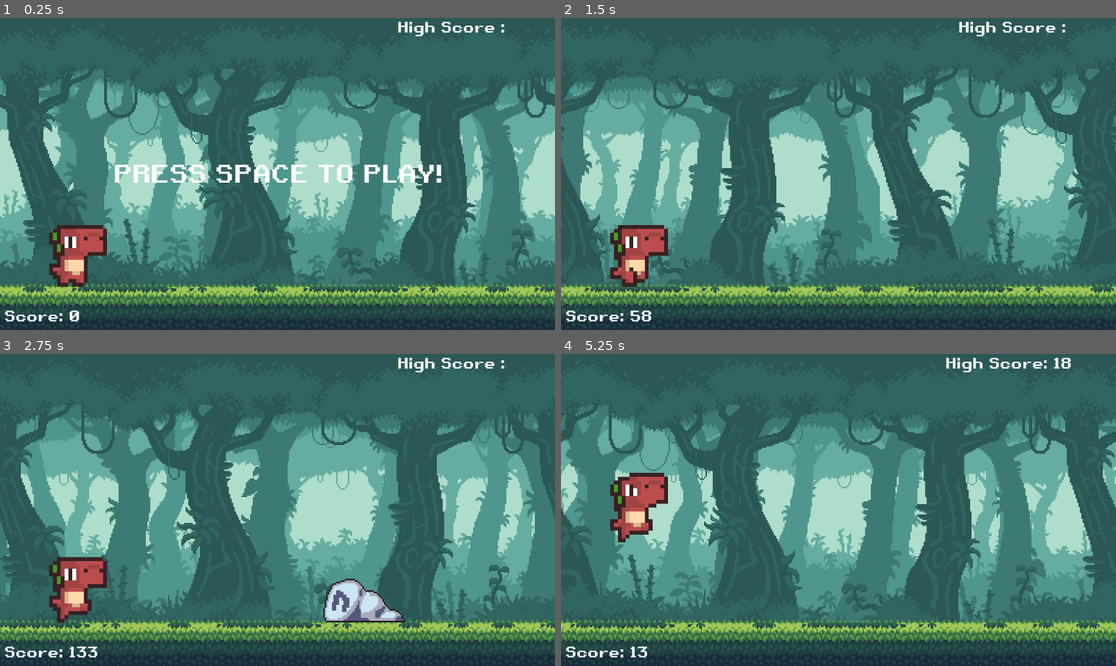
Above: before the commit, frames 1-4 (two rows, left to right).
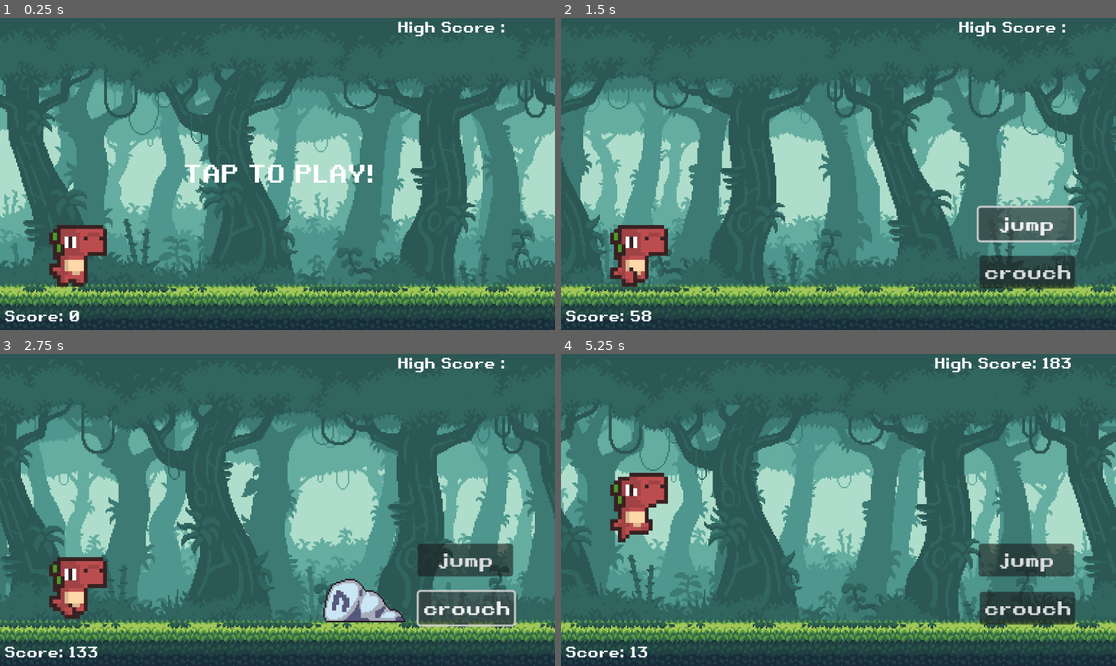
Above: after the commit, the same moments.

Repository: Palguna1121/dino-run-godot4
Game: Godot game, scene res://scenes/main.tscn
The game is run twice, just before and just after one commit, with the same random seed, the same clock (stepped at 60 frames per second) and the same inputs.
Inputs (mouse positions are in pixels of both pictures, inside the frame that each line leads up to):
- Up to frame 1 (0.25 s): no input
- Up to frame 2 (1.5 s): tap Space at 0.5 s; move the mouse to (960, 158) at 0.52 s; tap Enter (ui_accept) at 0.6, 0.77, 1.07 s; click (960, 158) at 0.67 s; click (1027, 223) at 1.25 s, where only the run after the commit has a clickable "jump"
- Up to frame 3 (2.75 s): click (466, 606) at 2 s, where only the run after the commit has a clickable "crouch"
- Up to frame 4 (5.25 s): move the mouse to (727, 525) at 2.77 s; tap Enter (ui_accept) at 2.85, 3.02, 3.32, 3.6, 5.1 s; click (727, 525) at 2.92 s; move the mouse to (894, 441) at 3.52 s; hold Down (ui_down) 3.53-4.25 s; click (894, 441) at 3.67 s; click "RESTART!" at 4.25 s; tap Space at 5 s; move the mouse to (810, 572) at 5.02 s; click (810, 572) at 5.17 s

The runs differ from the first frame. In frame 1, 1.9% of the frame differs, in the area x 20-80%, y 46-53%; in frame 2, 3.9%; in frame 3, 3.9%; in frame 4, 4.0%, in the area x 67-93%, y 1-87%.

Commit message:
feat: adding tap to play & button jump-crouch

Diff:
--- /dev/null
+++ b/scenes/controller_btn.tscn
@@ -0,0 +1,42 @@
+[gd_scene load_steps=2 format=3 uid="uid://bwqxrt7380b4g"]
+
+[ext_resource type="FontFile" uid="uid://s15272omc2m3" path="res://assets/fonts/retro.ttf" id="1_k5sqy"]
+
+[node name="controller_btn" type="CanvasLayer"]
+
+[node name="jump_btn" type="Button" parent="."]
+texture_filter = 1
+anchors_preset = 3
+anchor_left = 1.0
+anchor_top = 1.0
+anchor_right = 1.0
+anchor_bottom = 1.0
+offset_left = -285.0
+offset_top = -254.0
+offset_right = -186.0
+offset_bottom = -220.0
+grow_horizontal = 0
+grow_vertical = 0
+scale = Vector2(2, 2)
+theme_override_fonts/font = ExtResource("1_k5sqy")
+theme_override_font_sizes/font_size = 20
+text = "jump"
+metadata/_edit_use_anchors_ = true
+
+[node name="crouch_btn" type="Button" parent="."]
+texture_filter = 1
+anchors_preset = 3
+anchor_left = 1.0
+anchor_top = 1.0
+anchor_right = 1.0
+anchor_bottom = 1.0
+offset_left = -283.0
+offset_top = -154.0
+offset_right = -184.0
+offset_bottom = -120.0
+grow_horizontal = 0
+grow_vertical = 0
+scale = Vector2(2, 2)
+theme_override_fonts/font = ExtResource("1_k5sqy")
+theme_override_font_sizes/font_size = 20
+text = "crouch"
--- a/scenes/custom_hud.tscn
+++ b/scenes/custom_hud.tscn
@@ -35,7 +35,7 @@
 grow_vertical = 2
 theme_override_fonts/font = ExtResource("1_q5chb")
 theme_override_font_sizes/font_size = 50
-text = "PRESS SPACE TO PLAY!"
+text = "TAP TO PLAY!"
 horizontal_alignment = 1
 vertical_alignment = 1
 
--- a/scenes/main.tscn
+++ b/scenes/main.tscn
@@ -6,6 +6,7 @@
 [ext_resource type="PackedScene" uid="uid://cpxa4f84e12rm" path="res://scenes/dino.tscn" id="3_cnrde"]
 [ext_resource type="PackedScene" uid="uid://bwg8tyffrktm" path="res://scenes/custom_hud.tscn" id="5_f1xrb"]
 [ext_resource type="PackedScene" uid="uid://bic8ia7mv6x5" path="res://scenes/game_over.tscn" id="6_xk70e"]
+[ext_resource type="PackedScene" uid="uid://bwqxrt7380b4g" path="res://scenes/controller_btn.tscn" id="7_gbcxa"]
 
 [node name="main" type="Node"]
 script = ExtResource("1_edxsg")
@@ -24,3 +25,5 @@
 
 [node name="game_over" parent="." instance=ExtResource("6_xk70e")]
 process_mode = 2
+
+[node name="controller_btn" parent="." instance=ExtResource("7_gbcxa")]
--- a/scripts/dino.gd
+++ b/scripts/dino.gd
@@ -1,25 +1,70 @@
 extends CharacterBody2D
+
+@onready var jump_btn: Button = $"/root/main/controller_btn/jump_btn"
+@onready var crouch_btn: Button = $"/root/main/controller_btn/crouch_btn"
 
 const GRAVITY: int = 4200
 const JUMP_SPEED: int = -1500
 
-func _physics_process(delta):
+var is_crouching: bool = false
+var can_jump: bool = true
+
+func _ready() -> void:
+	jump_btn.button_down.connect(_on_jump_btn_down)
+	crouch_btn.button_down.connect(_on_crouch_btn_down)
+	crouch_btn.button_up.connect(_on_crouch_btn_up)
+
+func _physics_process(delta: float) -> void:
 	velocity.y += GRAVITY * delta
+
 	if is_on_floor():
+		can_jump = true
+
 		if not get_parent().game_running:
 			$AnimatedSprite2D.play("idle")
 			$duck_coll.disabled = true
+			$run_coll.disabled = false
 		else:
-			$run_coll.disabled = false
-			if Input.is_action_just_pressed("ui_accept"):
-				velocity.y = JUMP_SPEED
-				$jump_sound.play()
-			elif Input.is_action_pressed("ui_down"):
-				$AnimatedSprite2D.play("duck")
-				$run_coll.disabled = true
-				$duck_coll.disabled = false
-			else:
-				$AnimatedSprite2D.play("run")
+			handle_floor_state()
 	else:
 		$AnimatedSprite2D.play("jump")
+
 	move_and_slide()
+
+func handle_floor_state() -> void:
+	if Input.is_action_just_pressed("ui_accept") and can_jump:
+		jump()
+	elif Input.is_action_pressed("ui_down") or is_crouching:
+		crouch()
+	else:
+		stand()
+
+func jump() -> void:
+	if can_jump and is_on_floor():
+		velocity.y = JUMP_SPEED
+		$jump_sound.play()
+		can_jump = false
+
+func crouch() -> void:
+	is_crouching = true
+	$AnimatedSprite2D.play("duck")
+	$run_coll.disabled = true
+	$duck_coll.disabled = false
+
+func stand() -> void:
+	is_crouching = false
+	$AnimatedSprite2D.play("run")
+	$run_coll.disabled = false
+	$duck_coll.disabled = true
+
+func _on_jump_btn_down() -> void:
+	if is_on_floor() and can_jump:
+		jump()
+
+func _on_crouch_btn_down() -> void:
+	is_crouching = true
+	crouch()
+
+func _on_crouch_btn_up() -> void:
+	is_crouching = false
+	stand()
--- a/scripts/main.gd
+++ b/scripts/main.gd
@@ -39,7 +39,17 @@
 	randomize()  # Initialize random seed
 	screen_size = get_window().size
 	ground_height = $ground.get_node("Sprite2D").texture.get_height()
+	$controller_btn.hide()
 	$game_over.get_node("restart_btn").pressed.connect(new_game)
+
+	# Tambahkan area untuk tap
+	var tap_area = Control.new()
+	tap_area.set_anchors_preset(Control.PRESET_FULL_RECT)  # Mengisi seluruh layar
+	tap_area.mouse_filter = Control.MOUSE_FILTER_STOP  # Menangkap input mouse
+	tap_area.name = "tap_area"
+	tap_area.gui_input.connect(_on_tap_area_input)
+	add_child(tap_area)
+
 	new_game()
 
 func new_game() -> void:
@@ -73,35 +83,25 @@
 		update_game_state(delta)
 		clean_up_obstacles()
 		check_obstacle_generation()
+		$controller_btn.show()
+		if is_instance_valid($tap_area):
+			$tap_area.queue_free()  # Hapus tap area saat game sudah running
 	else:
 		if Input.is_action_just_pressed("ui_accept"):
-			game_running = true
-			$custom_hud.get_node("tap_start_label").hide()
+			start_game()
 
-#func _process(delta: float) -> void:
-	#if game_running:
-		#speed = START_SPEED + score / SPEED_MODIFIER
-		#if speed >= MAX_SPEED:
-			#speed = MAX_SPEED
-		#adjust_diff()
-		#generate_obs()
-		#
-		#$dino.position.x += speed
-		#$Camera2D.position.x += speed
-		#score += speed / FIX_SCORE
-		#show_score()
-		#
-		#if $Camera2D.position.x - $ground.position.x > screen_size.x * 1.5:
-			#$ground.position.x += screen_size.x
-			#
-		#for obs in obstacles:
-			#if obs.position.x < ($Camera2D.position.x - screen_size.x):
-				#remove_obs(obs)
-			#
-	#else:
-		#if Input.is_action_just_pressed("ui_accept"):
-			#game_running = true
-			#$custom_hud.get_node("tap_start_label").hide()
+func _on_tap_area_input(event: InputEvent) -> void:
+	if not game_running:
+		if event is InputEventMouseButton:
+			if event.button_index == MOUSE_BUTTON_LEFT and event.pressed:
+				start_game()
+		elif event is InputEventScreenTouch:
+			if event.pressed:
+				start_game()
+
+func start_game() -> void:
+	game_running = true
+	$custom_hud.get_node("tap_start_label").hide()
 
 func update_game_state(delta: float) -> void:
 	# Update speed based on score
@@ -187,10 +187,11 @@
 func check_high_score() -> void:
 	if int(score) > high_score:
 		high_score = int(score)
-		$custom_hud.get_node("high_score_label").text = "High Score: " + str(high_score / SCORE_MODIFIER)
+		$custom_hud.get_node("high_score_label").text = "High Score: " + str(high_score)
 
 func game_over() -> void:
 	check_high_score()
 	get_tree().paused = true
 	game_running = false
+	$controller_btn.hide()
 	$game_over.show()
Not shown: 1 places in scenes/main.tscn that only renumber resources
